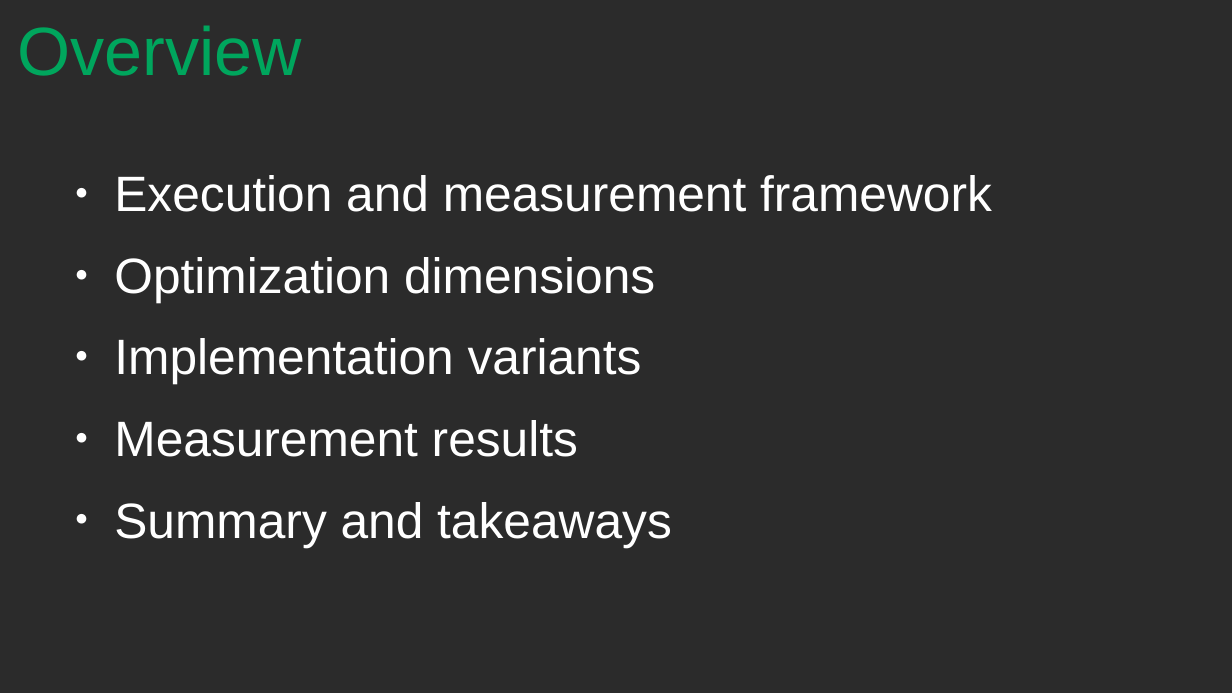
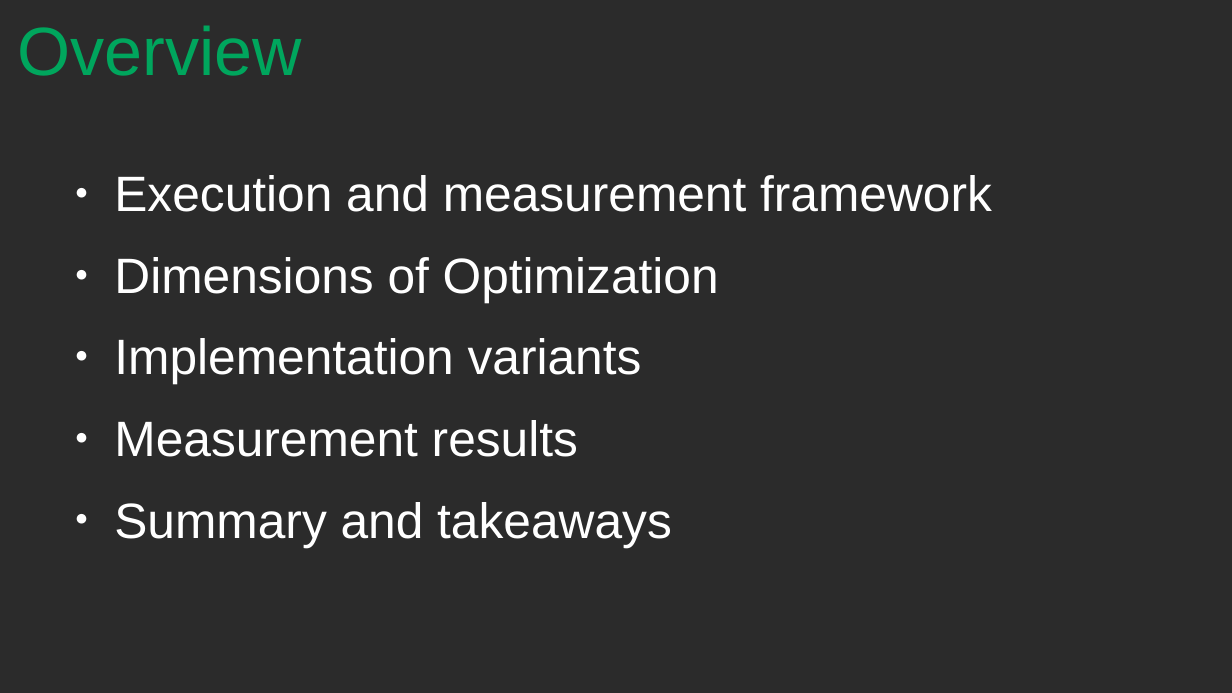
Before and after one commit to dschoerk/GPU_Arch_SS19, a slide deck: slide 2 of GPU_Architecture_Final_Presentation.odp. Drawn at 1232x693 pixels with LibreOffice and Linux fonts; fonts in the diff are those of the drawing; background and template pictures are left out; a plain dark background stands for a picture behind light text. Boxes give left, top, right and bottom in pixels: in the first picture for what was removed or moved away, otherwise in the second. Text is boxed around its words. In the diff, an @@ line names an element or a change of style, - is before the commit and + after.

```diff
--- a/GPU_Architecture_Final_Presentation.odp
+++ b/GPU_Architecture_Final_Presentation.odp
@@ text at (114,257,719,302): text changed @@
-● Optimization dimensions
+● Dimensions of Optimization
```
Also in this commit, not shown: 16 other slides changed, 1 slide added, 2 slides removed.
